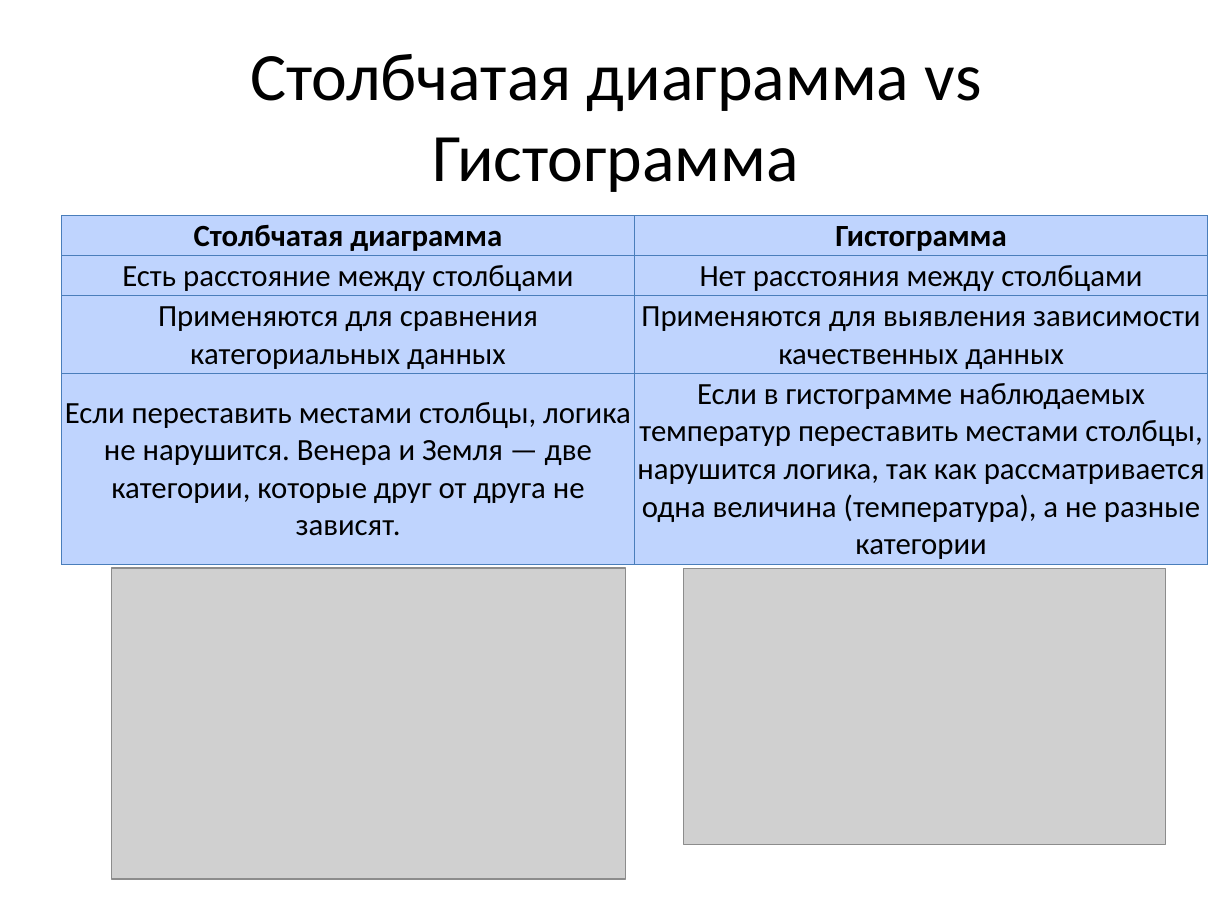
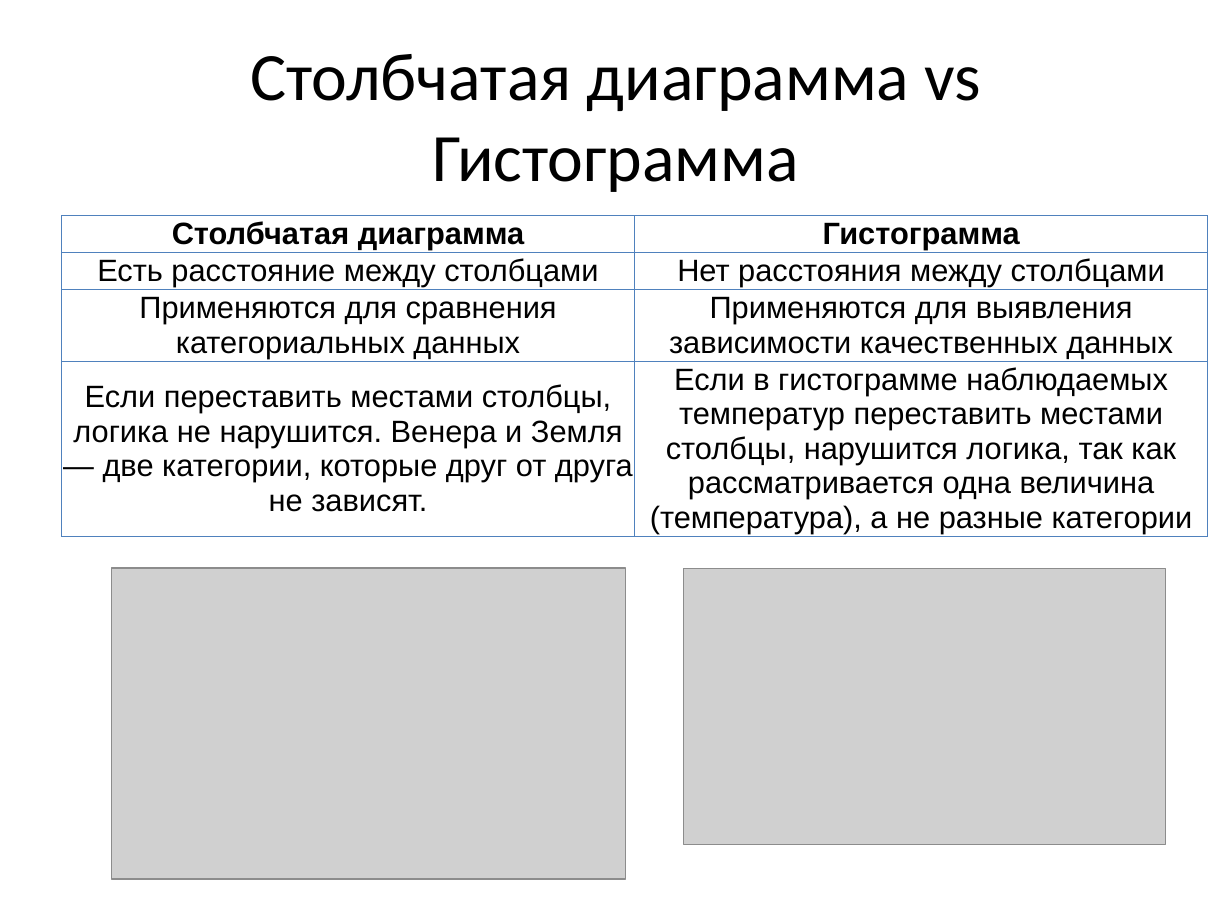
Before and after one commit to a-vodka/dv, a slide deck: slide 12 of dv-lec1-intro.pptx. Drawn at 1232x924 pixels with LibreOffice and Linux fonts; fonts in the diff are those of the drawing; grey boxes stand for pictures; background and template pictures are left out. Boxes give left, top, right and bottom in pixels: in the first picture for what was removed or moved away, otherwise in the second. Text is boxed around its words. In the diff, an @@ line names an element or a change of style, - is before the commit and + after.

```diff
--- a/dv-lec1-intro.pptx
+++ b/dv-lec1-intro.pptx
@@ table at (x1=62, y1=216, x2=1207, y2=620) @@
@@ font Calibri to Arial @@
@@ borders changed @@
```
Also in this commit, not shown: 23 other slides changed, 21 other files.
